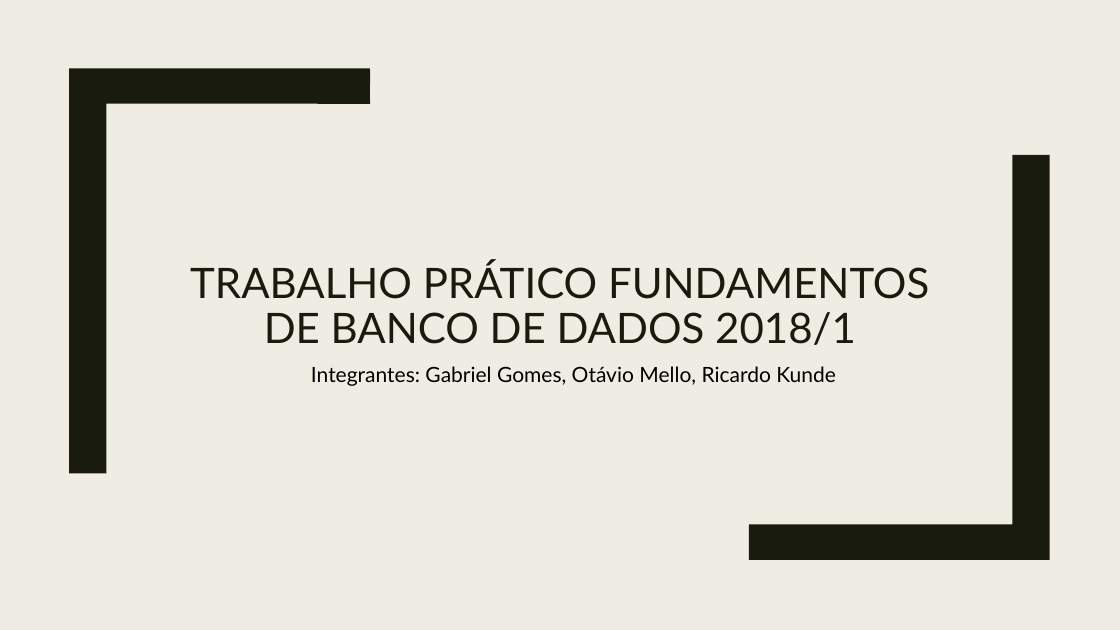
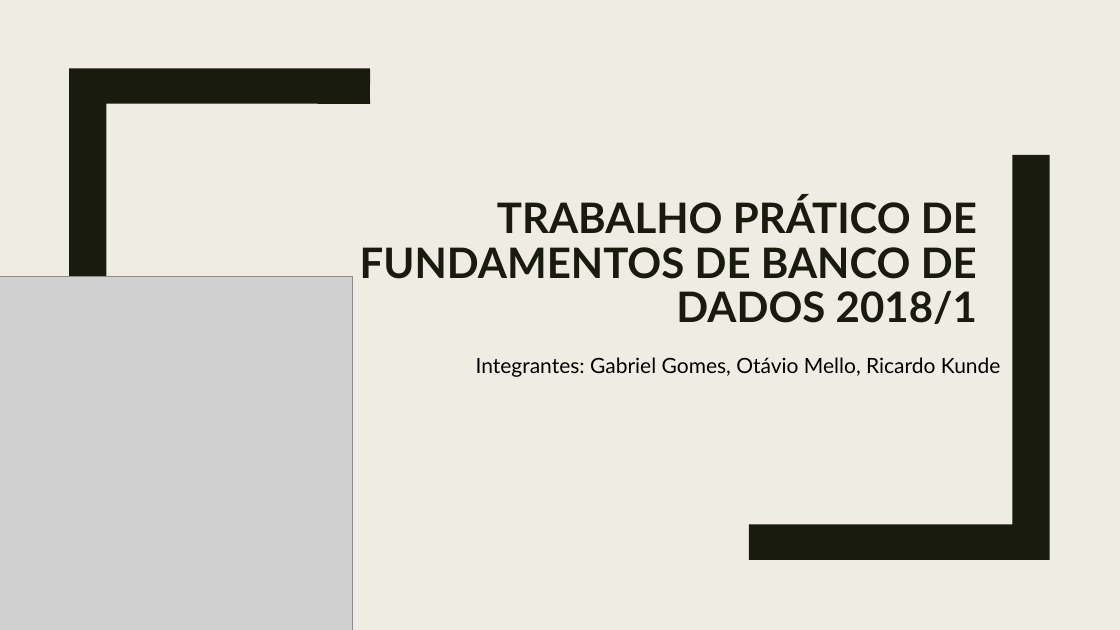
Before and after one commit to ggpereira/Fundamentos-de-BD, a slide deck: slide 1 of Apresentação/Trabalho prático fundamentos de banco de dados 2018.pptx. Drawn at 1120x630 pixels with LibreOffice and Linux fonts; fonts in the diff are those of the drawing; grey boxes stand for pictures. Boxes give left, top, right and bottom in pixels: in the first picture for what was removed or moved away, otherwise in the second. Text is boxed around its words. In the diff, an @@ line names an element or a change of style, - is before the commit and + after.

```diff
--- a/Apresentação/Trabalho prático fundamentos de banco de dados 2018.pptx
+++ b/Apresentação/Trabalho prático fundamentos de banco de dados 2018.pptx
@@ title at (360, 197, 977, 324): text changed; bold on @@
-TRABALHO PRÁTICO FUNDAMENTOS DE BANCO DE DADOS 2018/1
+TRABALHO PRÁTICO DE FUNDAMENTOS DE BANCO DE DADOS 2018/1
@@ picture added at (0, 276, 353, 630) @@
@@ text "Integrantes: Gabriel Gomes, Otávio Mello, ...": place and size @@
-text "Integrantes: Gabriel Gomes, Otávio Mello, ..." at (311, 366, 836, 386)
+text "Integrantes: Gabriel Gomes, Otávio Mello, ..." at (476, 357, 1001, 377)
```
Also in this commit, not shown: 11 other slides changed, 7 slides added.
